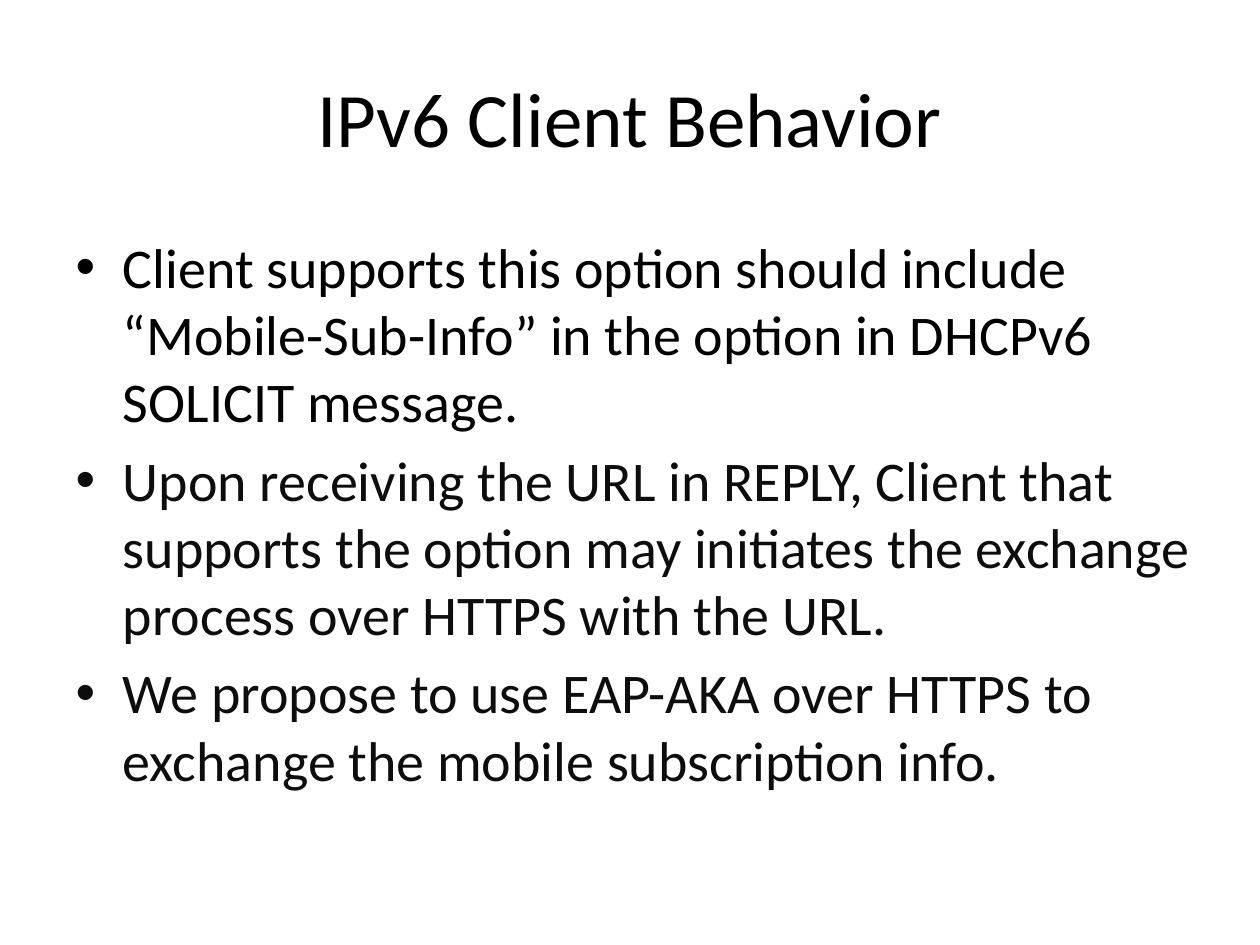
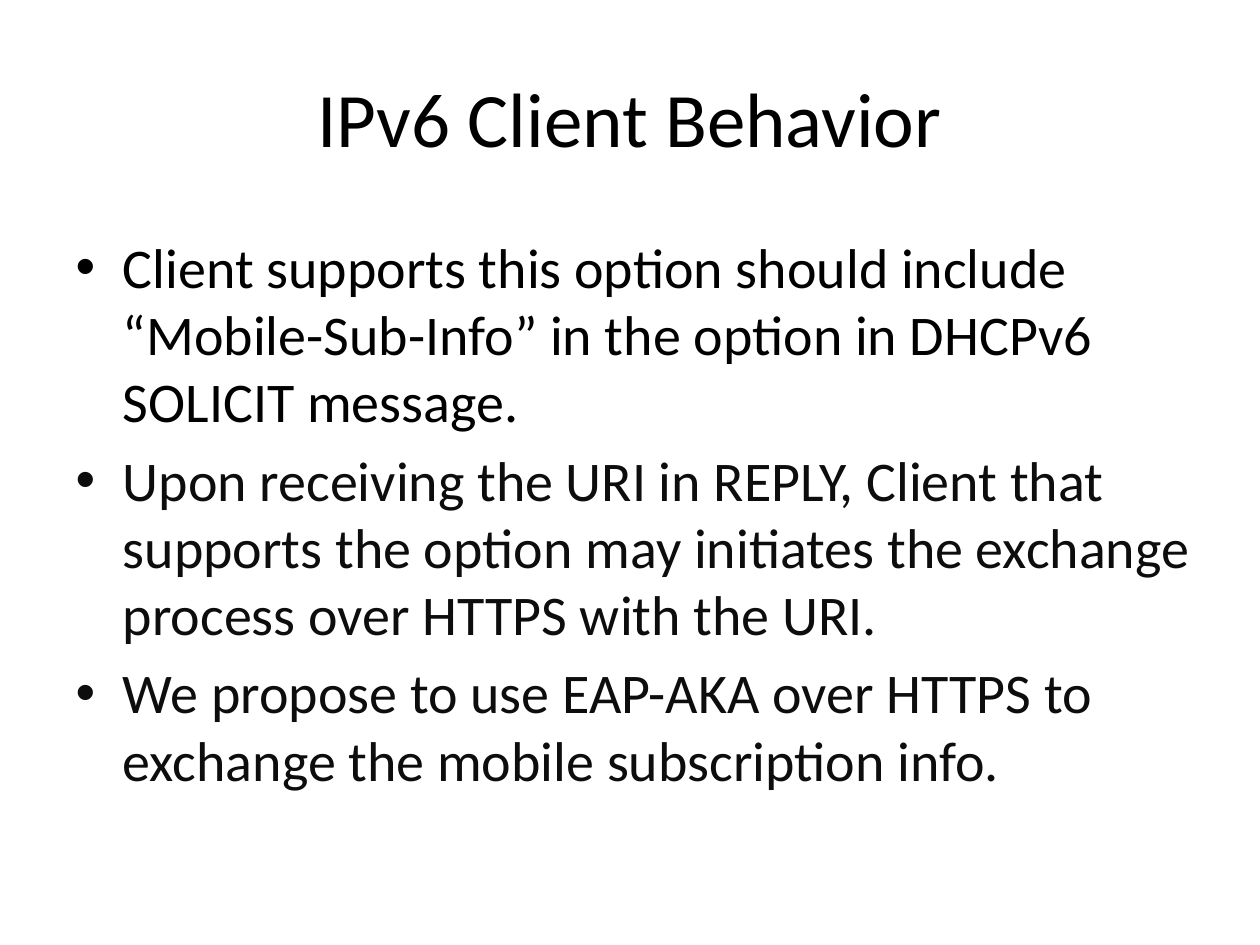
Before and after one commit to lightcable/mobile_sub_info, a slide deck: slide 7 of mobile-sub-info.pptx. Drawn at 1260x945 pixels with LibreOffice and Linux fonts; fonts in the diff are those of the drawing. Boxes give left, top, right and bottom in pixels: in the first picture for what was removed or moved away, otherwise in the second. Text is boxed around its words. In the diff, an @@ line names an element or a change of style, - is before the commit and + after.

```diff
--- a/mobile-sub-info.pptx
+++ b/mobile-sub-info.pptx
@@ text at bbox=[123, 462, 1189, 644]: text changed @@
-• Upon receiving the URL in REPLY, Client that supports the option may initiates the exchange process over HTTPS with the URL.
+• Upon receiving the URI in REPLY, Client that supports the option may initiates the exchange process over HTTPS with the URI.
```
Also in this commit, not shown: 6 other slides changed, 1 slide added, 3 other files.
